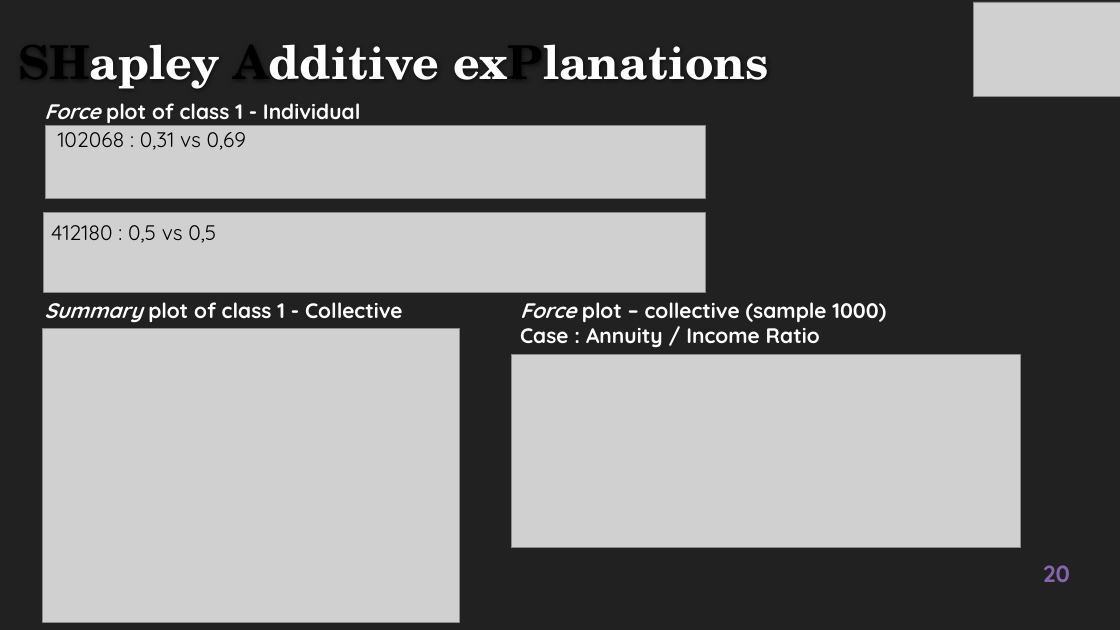
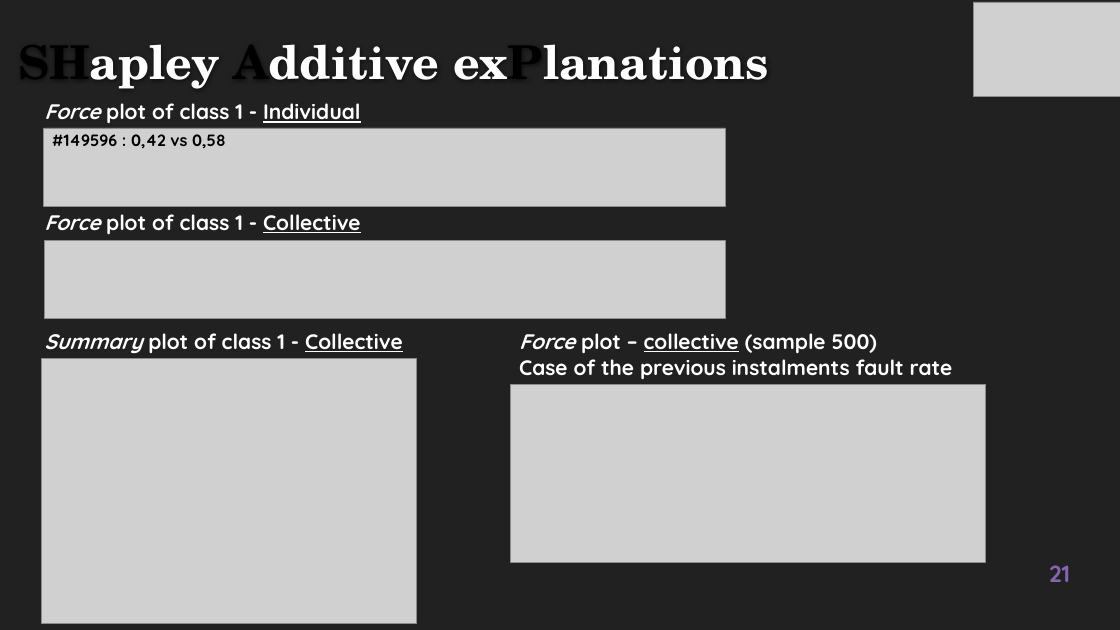
Before and after one commit to EtienneLardeur/P7_Scoring, a slide deck: slide 21 of P7_Support.pptx (slide 20 before the commit). Drawn at 1120x630 pixels with LibreOffice and Linux fonts; fonts in the diff are those of the drawing; grey boxes stand for pictures; background and template pictures are left out. Boxes give left, top, right and bottom in pixels: in the first picture for what was removed or moved away, otherwise in the second. Text is boxed around its words. In the diff, an @@ line names an element or a change of style, - is before the commit and + after.

```diff
--- a/P7_Support.pptx
+++ b/P7_Support.pptx
@@ text "Force plot of class 1 ..." at bbox=[44, 103, 361, 123]: underline on in "Individual" @@
@@ picture: place and size @@
-picture at bbox=[45, 125, 706, 199]
+picture at bbox=[44, 128, 725, 206]
@@ text at bbox=[52, 134, 226, 148]: text changed; size 18 to 14 pt; bold on @@
-102068 : 0,31 vs 0,69
+#149596 : 0,42 vs 0,58
@@ picture removed at bbox=[44, 213, 705, 292] @@
@@ text added at bbox=[44, 214, 361, 234], 18 pt, text #FFFFFF, bold @@
+Force plot of class 1 - Collective
@@ text removed at bbox=[51, 225, 216, 243] @@
-412180 : 0,5 vs 0,5
@@ picture added at bbox=[45, 240, 725, 318] @@
@@ text "Summary plot of class 1 ...": place and size @@
-text "Summary plot of class 1 ..." at bbox=[44, 302, 403, 322]
+text "Summary plot of class 1 ..." at bbox=[44, 333, 403, 353]
@@ text "Summary plot of class 1 ..." at bbox=[44, 333, 403, 353]: underline on in "Collective" @@
@@ picture: place and size @@
-picture at bbox=[43, 329, 460, 623]
+picture at bbox=[41, 359, 416, 623]
@@ text at bbox=[519, 333, 953, 379]: text changed @@
-Force plot – collective (sample 1000)
-Case : Annuity / Income Ratio
+Force plot – collective (sample 500)
+Case of the previous instalments fault rate
@@ picture: place and size @@
-picture at bbox=[512, 355, 1021, 548]
+picture at bbox=[511, 384, 986, 562]
@@ page number at bbox=[1049, 565, 1070, 582]: text changed @@
-20
+21
```
Also in this commit, not shown: 6 other slides changed, 1 slide added, 1 slide removed, 2 other files.
